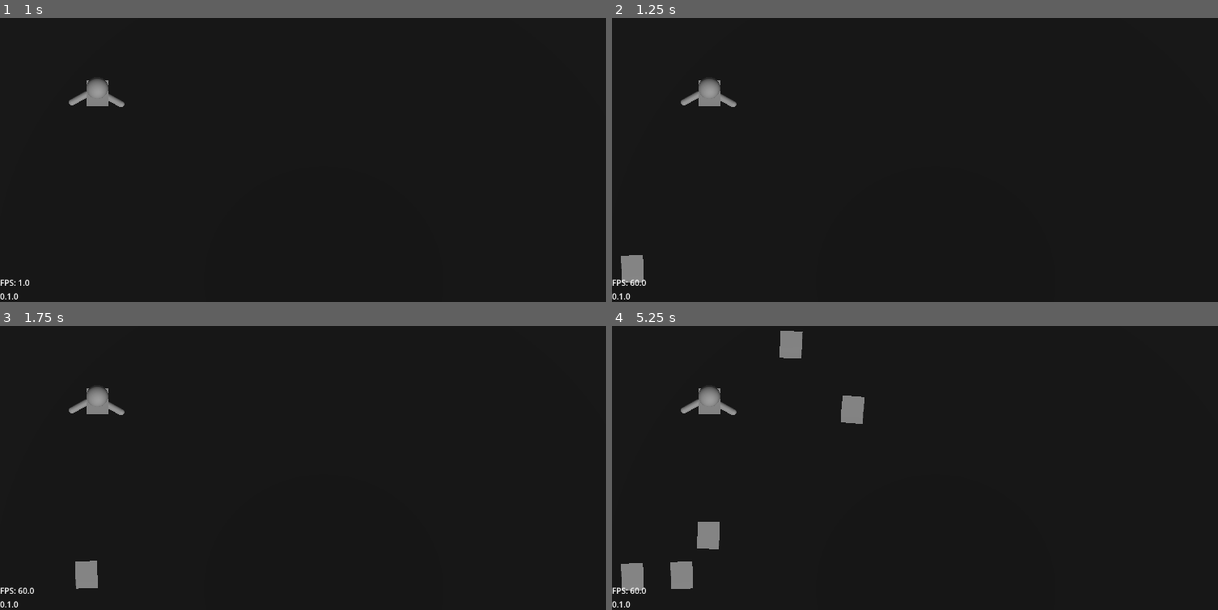
Above: before the commit, frames 1-4 (two rows, left to right).
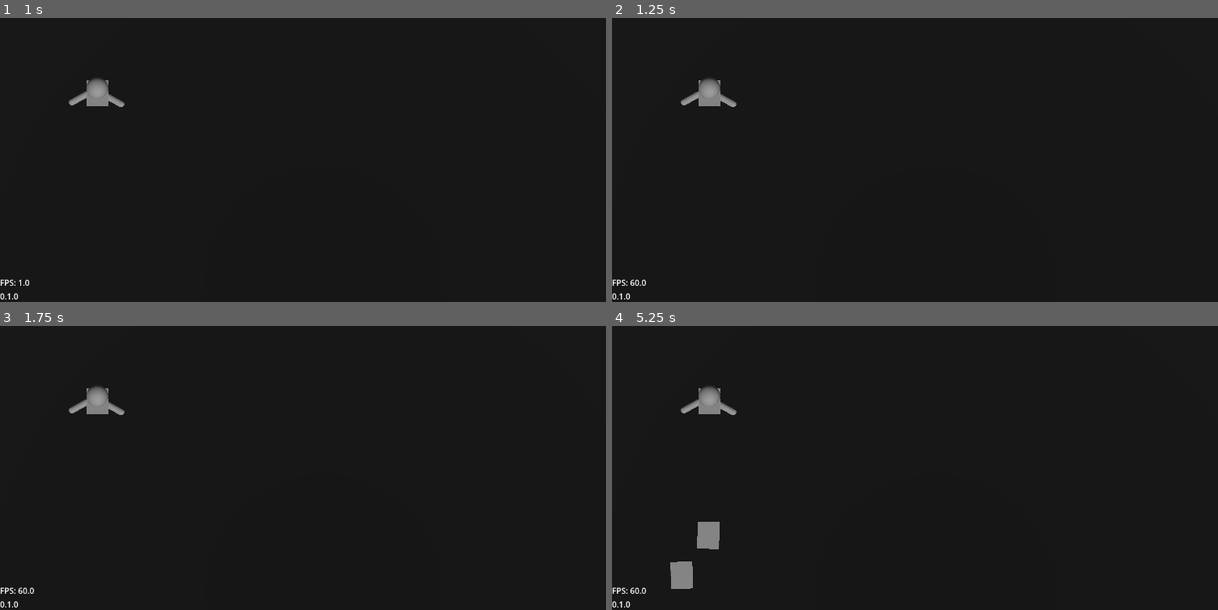
Above: after the commit, the same moments.

Repository: Grey-B/toy-defenders
Game: Godot game, scene res://src/core/main_game/main_game.tscn
Two runs of this game, one before a commit and one after it. Both use one fixed random seed, a clock stepped at 60 frames per second and the inputs below.
Inputs:
- Up to frame 1 (1 s): tap Enter at 0.5 s; tap I at 0.6 s
- Up to frame 2 (1.25 s): no input
- Up to frame 3 (1.75 s): tap I at 1.35 s
- Up to frame 4 (5.25 s): tap I every 0.75 s from 2.1 to 5.1 s

Frame 1 is identical in both runs. In frame 2, 0.3% of the frame differs, in the area x 1-6%, y 83-94%; in frame 3, 0.3%; in frame 4, 1.0%, in the area x 1-42%, y 1-94%.

Commit message:
Tower now aims at enemy furthest along the path

Diff:
--- a/src/core/main_game/wave_spawner.gd
+++ b/src/core/main_game/wave_spawner.gd
@@ -11,7 +11,7 @@
 
 var level: BaseLevel
 var path: Path3D
-var wave_count: int = 2
+var wave_count: int = 1
 var wave_points: int
 var cur_points: int
 
--- a/src/gameplay/towers/base_tower.gd
+++ b/src/gameplay/towers/base_tower.gd
@@ -5,14 +5,34 @@
 @export var body: BasePart
 @export var arms: BasePart
 
+@onready var attack_radius: CollisionShape3D = %AttackRadius
+@onready var enemy_detection: EnemyDetection = %EnemyDetection
+
+var head_model: Node3D
+var body_model: BodyPart
+var left_arm_model: Node3D
+var right_arm_model: Node3D
 var damage: float = 10.0
 var attack_spd: float = 1.0
-var attack_range: float = 100.0
+var attack_range: float = 500.0
 
 
 func _ready() -> void:
 	apply_modifiers()
+	attack_radius.global_scale(
+		Vector3(
+			attack_range / 100,
+			attack_range / 100,
+			attack_range / 100,
+		),
+	)
+
 	instantiate_part_models()
+
+
+func _process(_delta: float) -> void:
+	if enemy_detection.select_target() != null:
+		body_model.look_at(enemy_detection.select_target().global_position)
 
 
 func apply_modifiers() -> void:
@@ -64,11 +84,6 @@
 
 
 func instantiate_part_models() -> void:
-	var head_model: Node3D
-	var body_model: BodyPart
-	var left_arm_model: Node3D
-	var right_arm_model: Node3D
-
 	head_model = head.model.instantiate()
 	body_model = body.model.instantiate()
 	left_arm_model = arms.model.instantiate()
--- /dev/null
+++ b/src/gameplay/towers/components/enemy_detection.gd
@@ -0,0 +1,26 @@
+class_name EnemyDetection
+extends Node
+
+var candidates: Array[PathFollow3D]
+
+
+func _on_area_3d_area_entered(area: Area3D) -> void:
+	if area.get_parent() is BaseEnemy:
+		candidates.append(area.get_parent())
+
+
+func _on_area_3d_area_exited(area: Area3D) -> void:
+	if area.get_parent() is BaseEnemy:
+		candidates.pop_at(candidates.find(area.get_parent()))
+
+
+func select_target() -> BaseEnemy:
+	var best_target: BaseEnemy = null
+	var furthest_progress: float = -1.0
+
+	for enemy in candidates:
+		if enemy.progress_ratio > furthest_progress:
+			furthest_progress = enemy.progress_ratio
+			best_target = enemy
+
+	return best_target
--- a/src/gameplay/towers/test_tower.tscn
+++ b/src/gameplay/towers/test_tower.tscn
@@ -4,9 +4,27 @@
 [ext_resource type="Resource" uid="uid://bmlh05x11ryha" path="res://src/resources/parts/heads/test_head.tres" id="2_l7dqy"]
 [ext_resource type="Resource" uid="uid://0r21gvpxw252" path="res://src/resources/parts/bodies/test_body.tres" id="3_4e8du"]
 [ext_resource type="Resource" uid="uid://6qm1wmo72apd" path="res://src/resources/parts/arms/test_arm.tres" id="4_1odgp"]
+[ext_resource type="Script" uid="uid://cl7thpo5hpksn" path="res://src/gameplay/towers/components/enemy_detection.gd" id="5_4e8du"]
+
+[sub_resource type="SphereShape3D" id="SphereShape3D_l7dqy"]
 
 [node name="TestTower" type="Node3D" unique_id=626375338]
 script = ExtResource("1_sh1q8")
 head = ExtResource("2_l7dqy")
 body = ExtResource("3_4e8du")
 arms = ExtResource("4_1odgp")
+
+[node name="Area3D" type="Area3D" parent="." unique_id=1308066797]
+collision_layer = 0
+collision_mask = 4
+
+[node name="AttackRadius" type="CollisionShape3D" parent="Area3D" unique_id=1693336985]
+unique_name_in_owner = true
+shape = SubResource("SphereShape3D_l7dqy")
+
+[node name="EnemyDetection" type="Node" parent="." unique_id=390993065]
+unique_name_in_owner = true
+script = ExtResource("5_4e8du")
+
+[connection signal="area_entered" from="Area3D" to="EnemyDetection" method="_on_area_3d_area_entered"]
+[connection signal="area_exited" from="Area3D" to="EnemyDetection" method="_on_area_3d_area_exited"]
Not shown, added: src/gameplay/towers/components/enemy_detection.gd.uid
